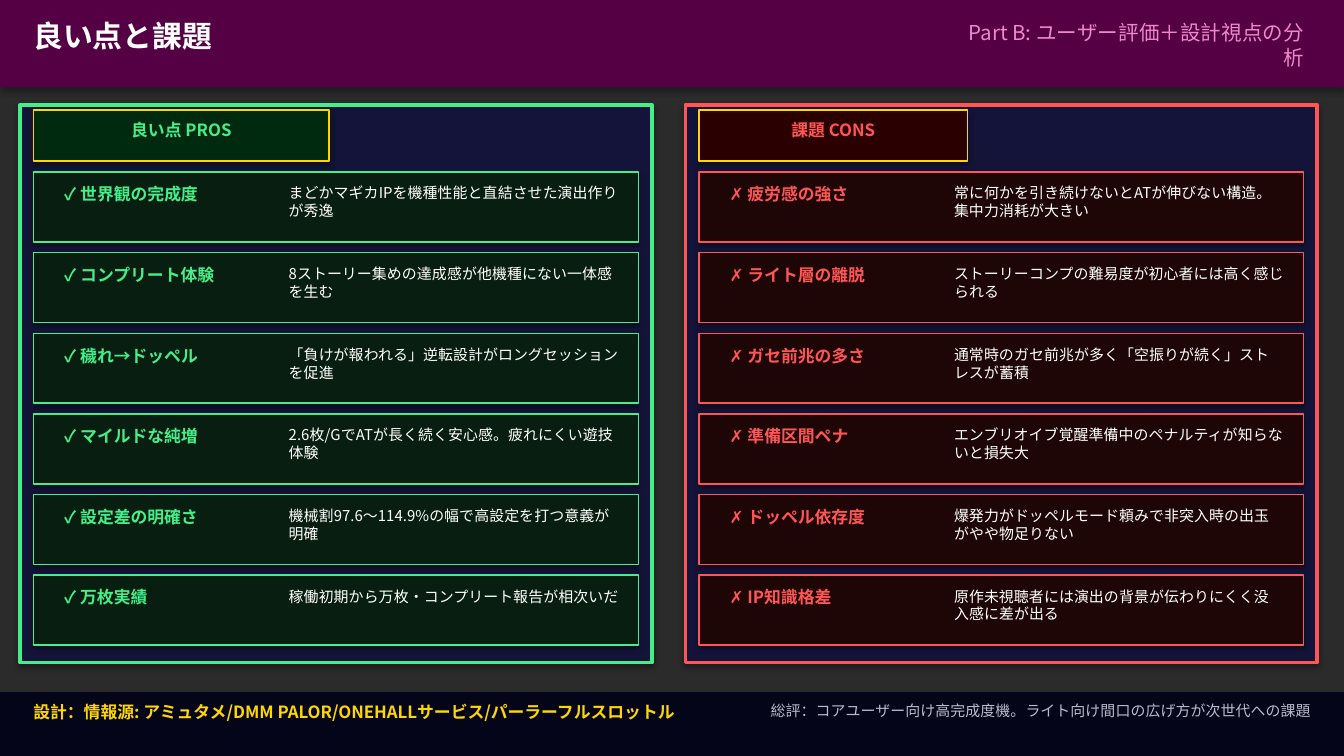
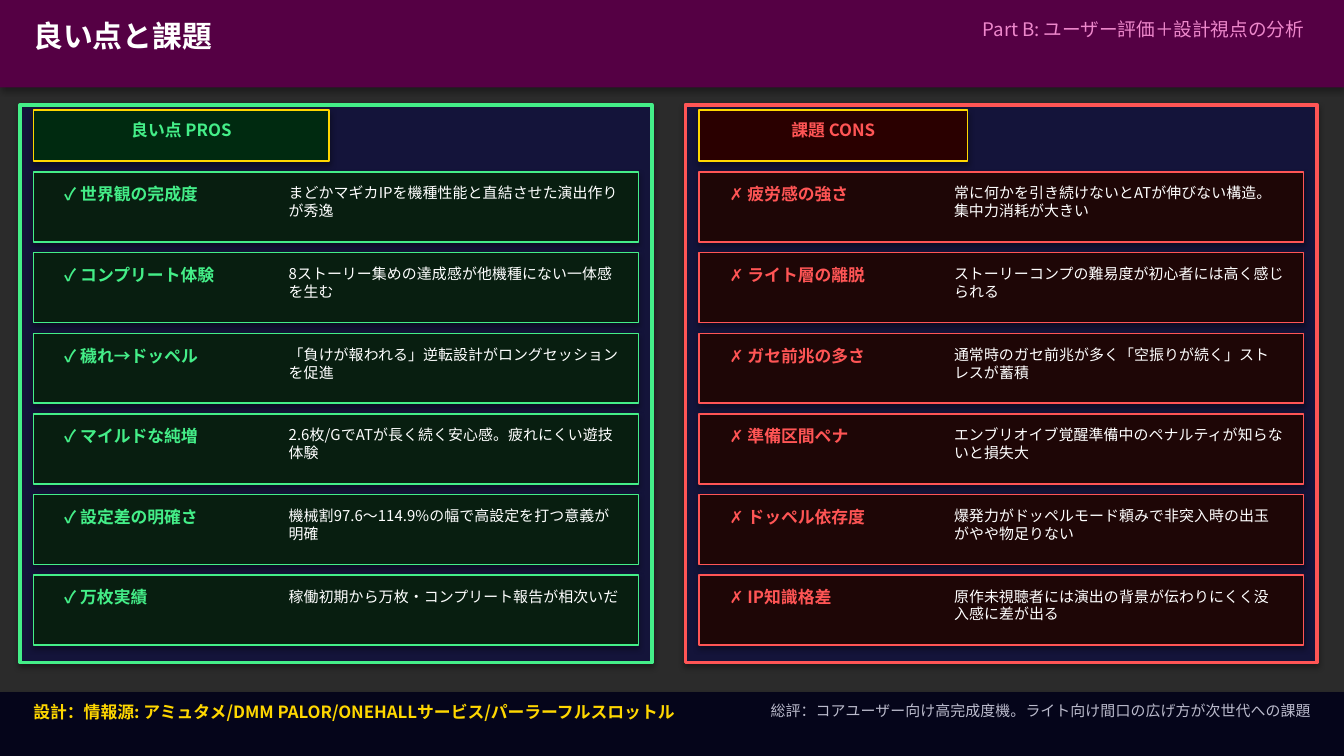
Before and after one commit to hkadoya-eng/slocri, a slide deck: slide 8 of proposals/機種分析/まどか外伝/madoka_guide_v1.pptx. Drawn at 1344x756 pixels with LibreOffice and Linux fonts; fonts in the diff are those of the drawing; background and template pictures are left out; a plain dark background stands for a picture behind light text. Boxes give left, top, right and bottom in pixels: in the first picture for what was removed or moved away, otherwise in the second. Text is boxed around its words. In the diff, an @@ line names an element or a change of style, - is before the commit and + after.

```diff
--- a/proposals/機種分析/まどか外伝/madoka_guide_v1.pptx
+++ b/proposals/機種分析/まどか外伝/madoka_guide_v1.pptx
@@ text "Part B: ユーザー評価＋設計視点の分析": place and size @@
-text "Part B: ユーザー評価＋設計視点の分析" at [968, 23, 1304, 67]
+text "Part B: ユーザー評価＋設計視点の分析" at [983, 20, 1304, 38]
@@ text "Part B: ユーザー評価＋設計視点の分析" at [983, 20, 1304, 38]: size 11 to 10 pt @@
```
Also in this commit, not shown: 8 other slides changed, 1 other file.
